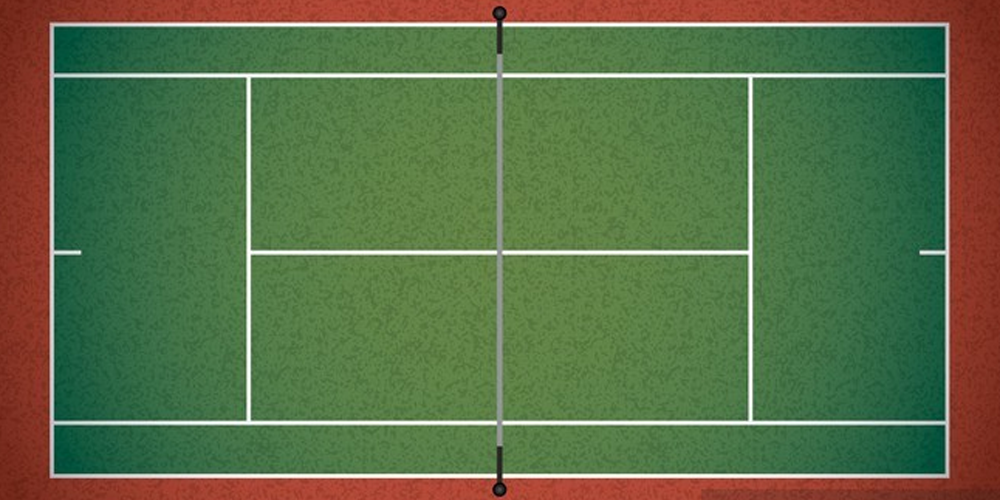
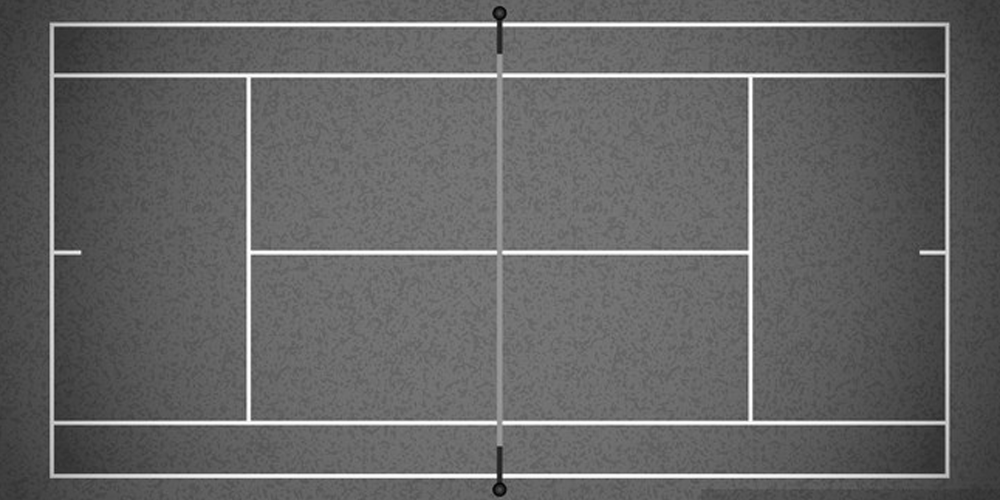
Revision of a layered 1000 × 500 image; what changed, layer by layer:
"Calque 1": blend normal → luminosity over [0, 0, 1000, 500]
